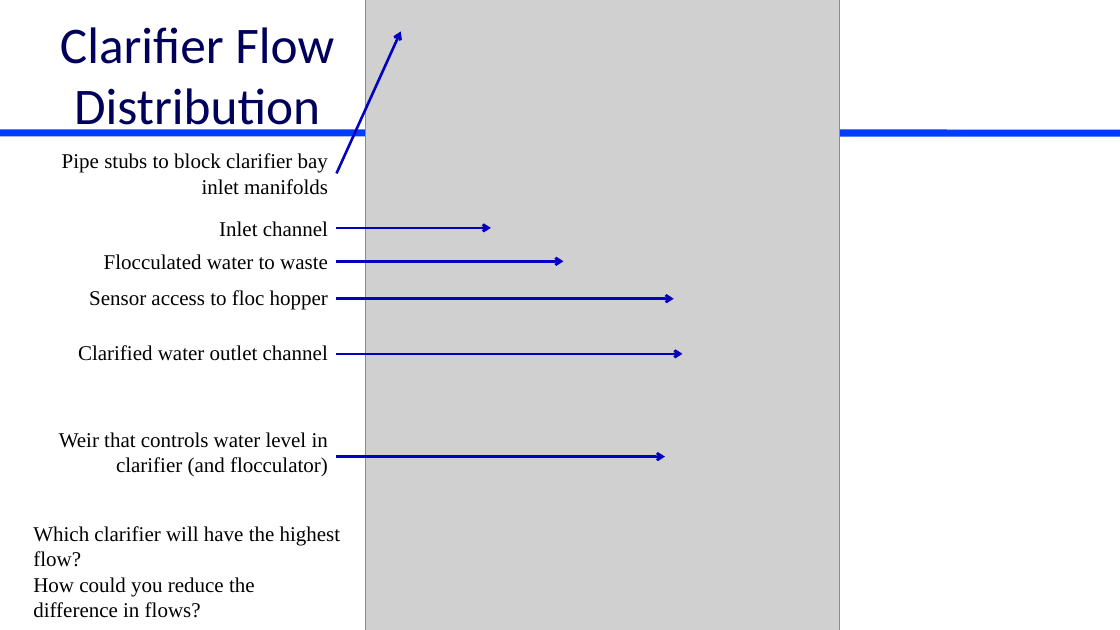
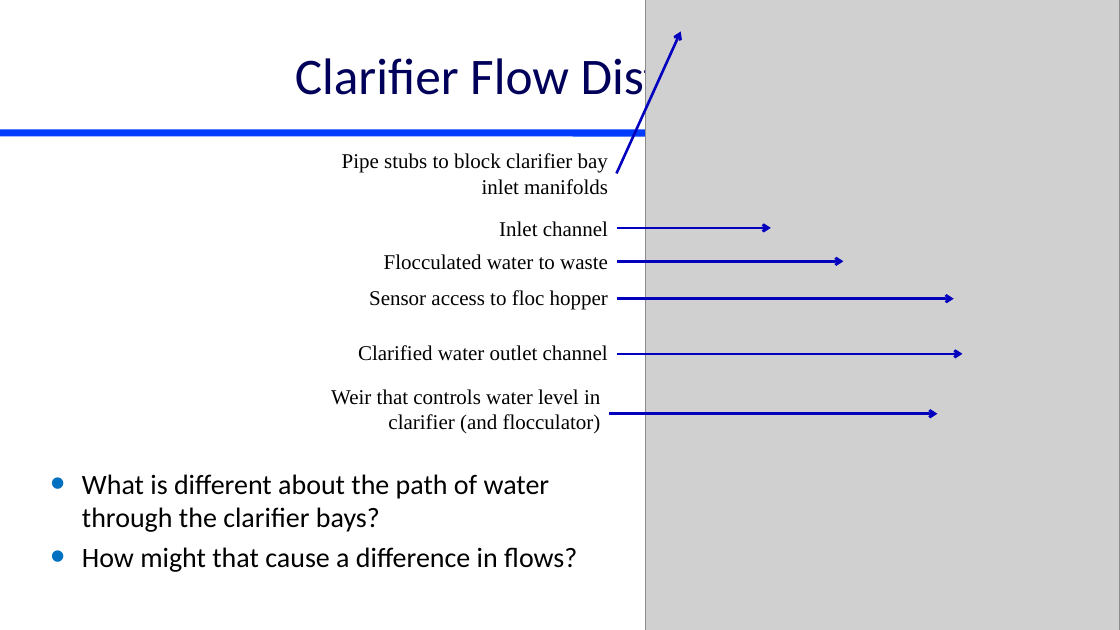
Before and after one commit to monroews/CEE4520Lectures, a slide deck: slide 6 of Manifolds.pptx (slide 8 before the commit). Drawn at 1120x630 pixels with LibreOffice and Linux fonts; fonts in the diff are those of the drawing; grey boxes stand for pictures. Boxes give left, top, right and bottom in pixels: in the first picture for what was removed or moved away, otherwise in the second. Text is boxed around its words. In the diff, an @@ line names an element or a change of style, - is before the commit and + after.

```diff
--- a/Manifolds.pptx
+++ b/Manifolds.pptx
@@ title "Clarifier Flow Distribution" rewrapped from bbox=[60, 27, 334, 137] to bbox=[295, 51, 827, 106] @@
@@ 5 texts, 5 arrows, 1 picture: place and size @@
-5 texts, 5 arrows, 1 picture at bbox=[62, 0, 840, 630]
+5 texts, 5 arrows, 1 picture at bbox=[342, 0, 1120, 630]
@@ text "Weir that controls water level ...": place and size @@
-text "Weir that controls water level ..." at bbox=[59, 432, 328, 477]
+text "Weir that controls water level ..." at bbox=[331, 389, 601, 433]
@@ arrow moved from (337, 457) - (665, 457) to (609, 414) - (938, 414) @@
@@ text added at bbox=[82, 474, 577, 572], 24 pt, text #000000 @@
+• What is different about the path of water through the clarifier bays?
+• How might that cause a difference in flows?
@@ text removed at bbox=[33, 526, 341, 618] @@
-Which clarifier will have the highest flow?
-How could you reduce the difference in flows?
```
Also in this commit, not shown: 5 other slides changed, 1 slide added, 4 slides removed.
